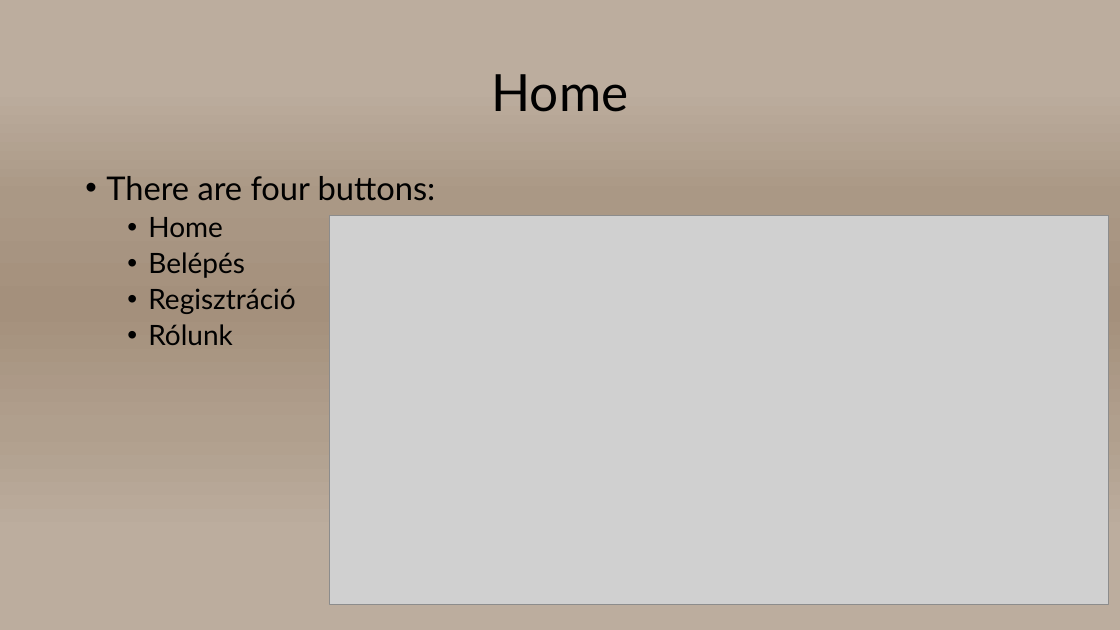
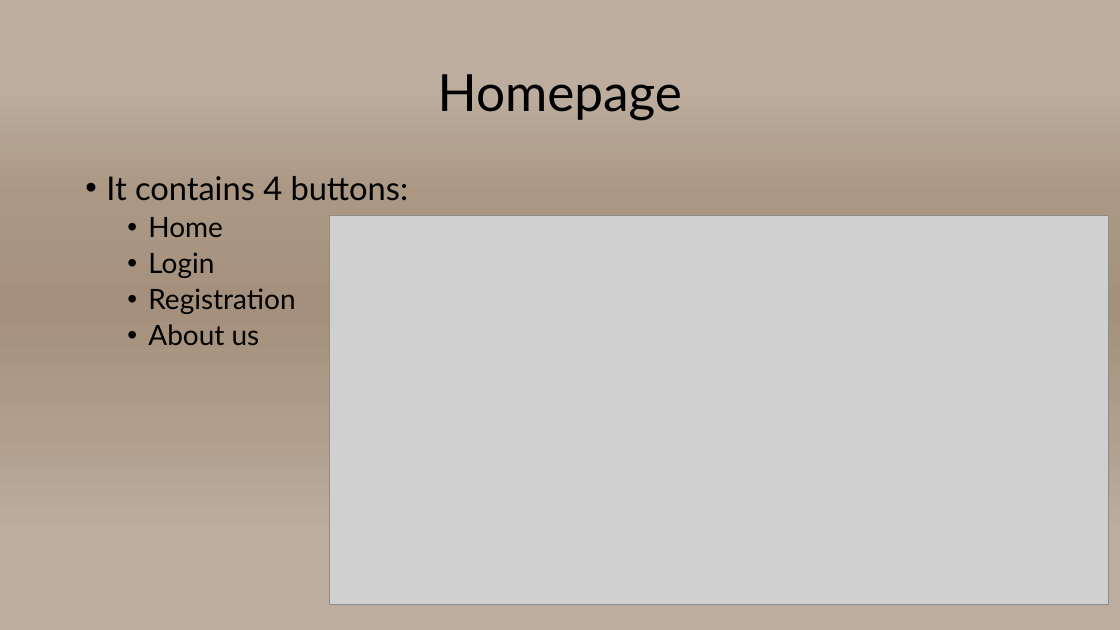
Before and after one commit to szpatrik0528/SoulPactum, a slide deck: slide 2 of Powerpoint/SoulPactum Webshop.pptx. Drawn at 1120x630 pixels with LibreOffice and Linux fonts; fonts in the diff are those of the drawing; grey boxes stand for pictures. Boxes give left, top, right and bottom in pixels: in the first picture for what was removed or moved away, otherwise in the second. Text is boxed around its words. In the diff, an @@ line names an element or a change of style, - is before the commit and + after.

```diff
--- a/Powerpoint/SoulPactum Webshop.pptx
+++ b/Powerpoint/SoulPactum Webshop.pptx
@@ title at <box>438,74,682,120</box>: text changed @@
-Home
+Homepage
@@ text at <box>106,176,409,201</box>: text changed @@
-• There are four buttons:
+• It contains 4 buttons:
@@ text at <box>148,252,295,345</box>: text changed @@
-  • Belépés
-  • Regisztráció
-  • Rólunk
+  • Login
+  • Registration
+  • About us
```
Also in this commit, not shown: 7 other slides changed, 1 slide added, 1 slide removed, 1 other file.
